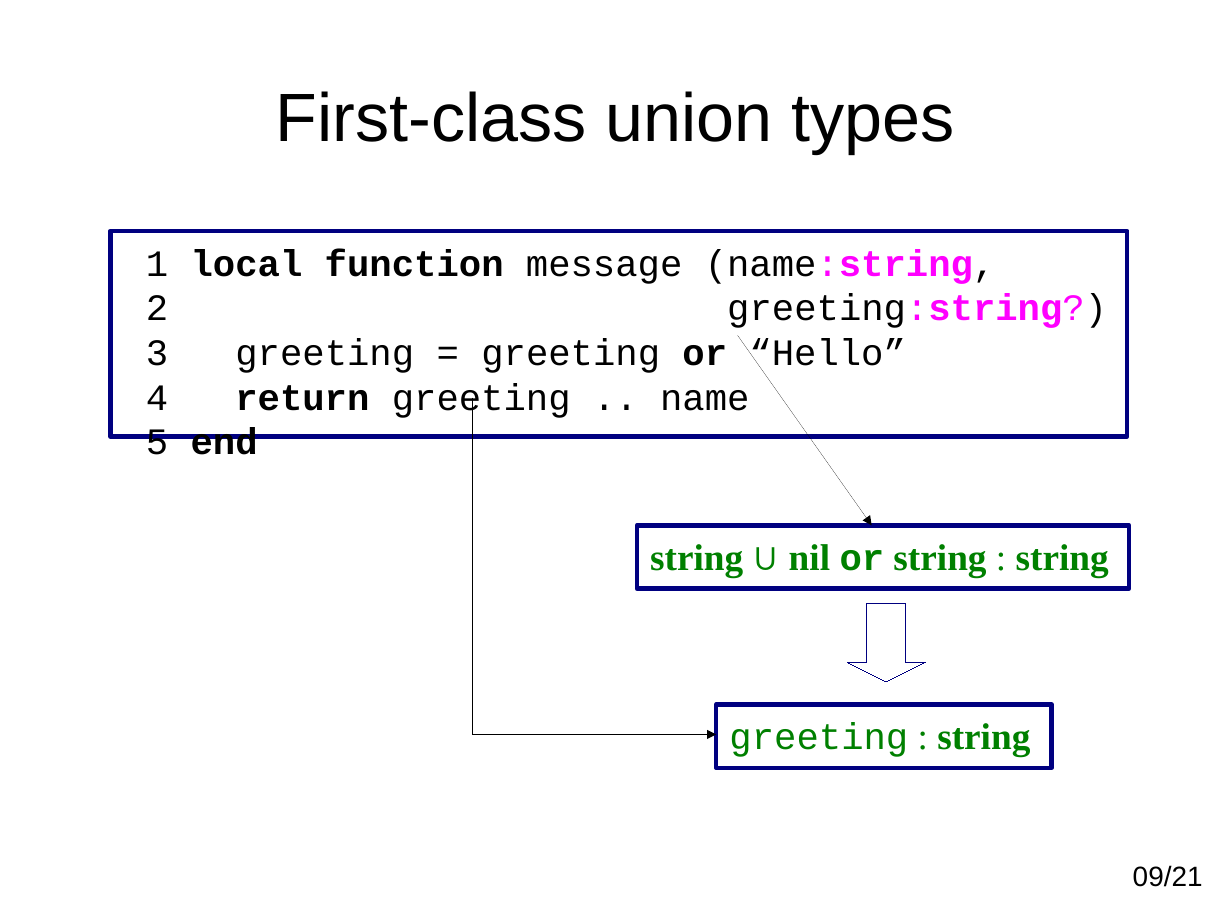
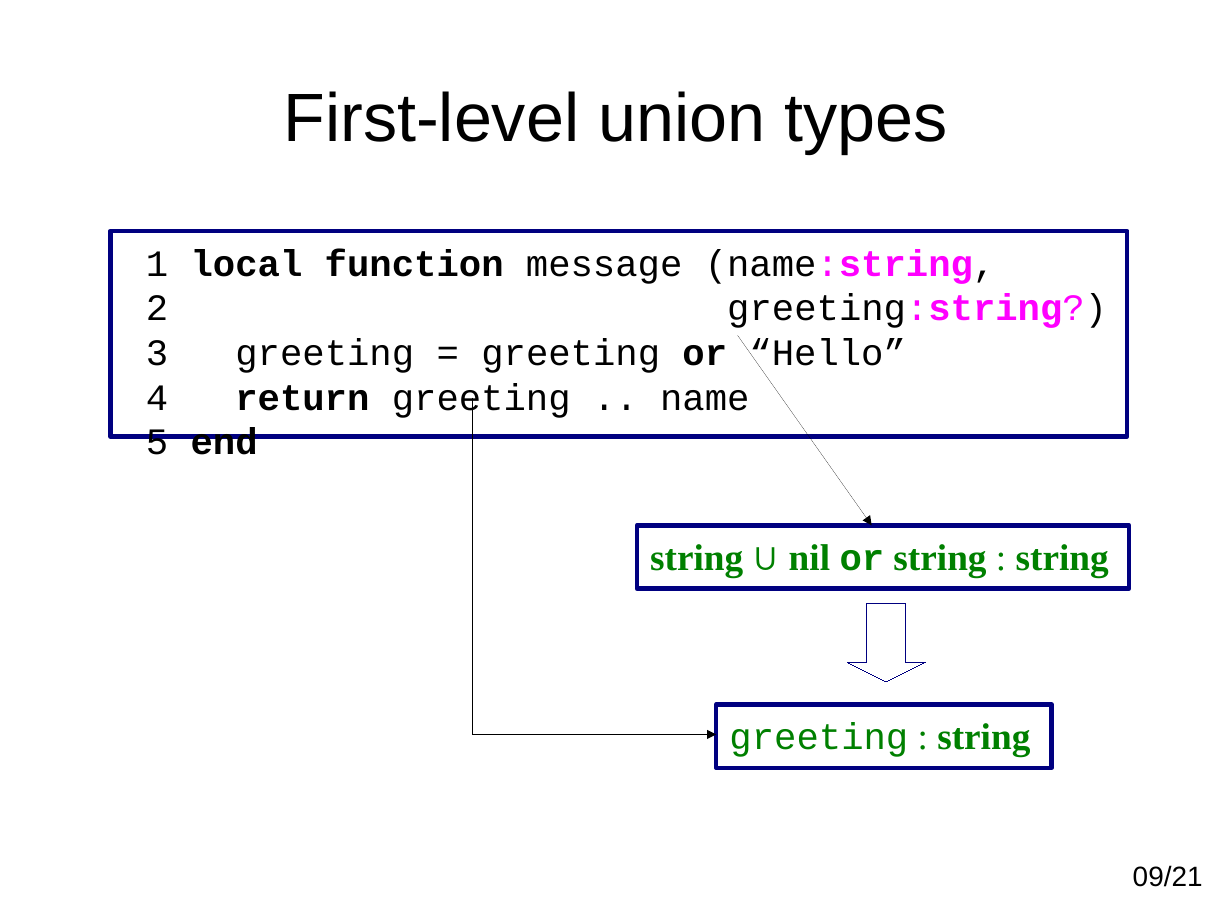
Before and after one commit to andremm/typedlua, a slide deck: slide 9 of doc/slides/dyla2014.odp. Drawn at 1232x924 pixels with LibreOffice and Linux fonts; fonts in the diff are those of the drawing. Boxes give left, top, right and bottom in pixels: in the first picture for what was removed or moved away, otherwise in the second. Text is boxed around its words. In the diff, an @@ line names an element or a change of style, - is before the commit and + after.

Commit message:
Replacing the terms first-class and second-class types by first-level and second-level types

```diff
--- a/doc/slides/dyla2014.odp
+++ b/doc/slides/dyla2014.odp
@@ title at (x1=284, y1=91, x2=947, y2=153): text changed @@
-First-class union types
+First-level union types
```
Also in this commit, not shown: 2 other slides changed, 1 other file.
